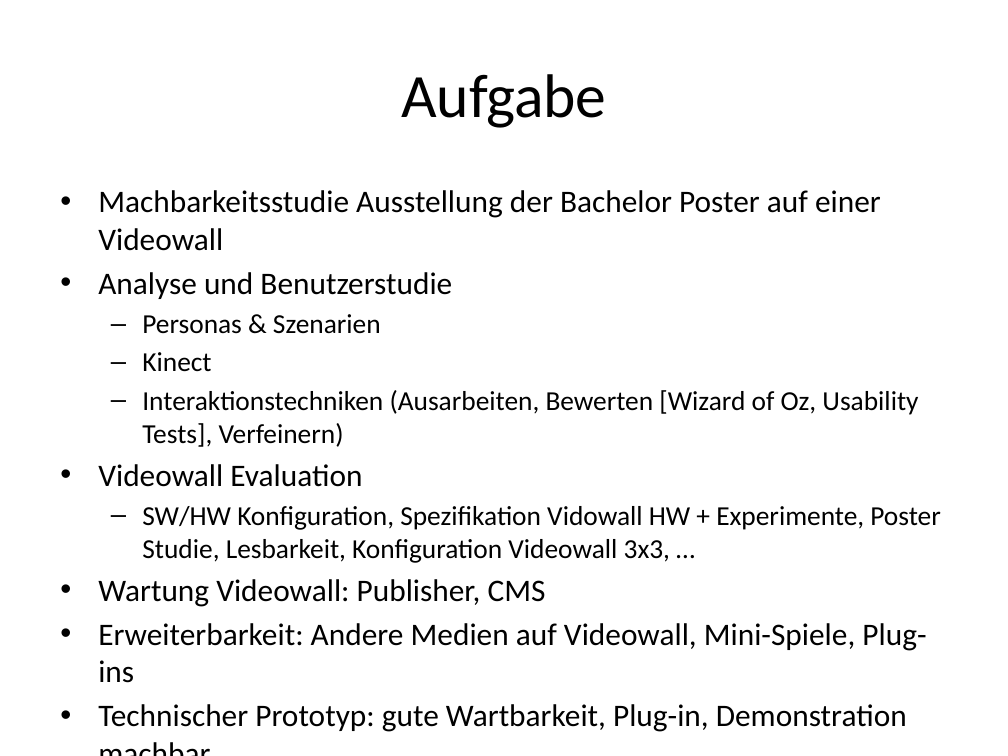
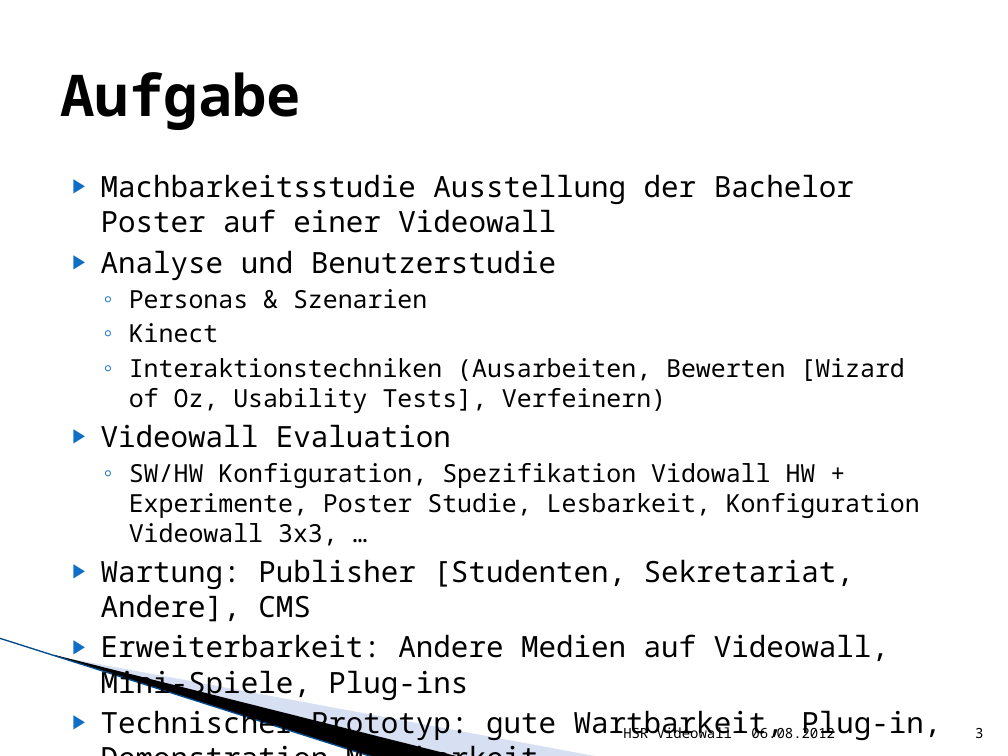
Before and after one commit to lukaselmer/hsr-bachelor-thesis-videowall, a slide deck: slide 3 of doc/media/ba_praesentation.pptx. Drawn at 1008x756 pixels with LibreOffice and Linux fonts; fonts in the diff are those of the drawing; background and template pictures are left out. Boxes give left, top, right and bottom in pixels: in the first picture for what was removed or moved away, otherwise in the second. Text is boxed around its words. In the diff, an @@ line names an element or a change of style, - is before the commit and + after.

```diff
--- a/doc/media/ba_praesentation.pptx
+++ b/doc/media/ba_praesentation.pptx
@@ title "Aufgabe" at [60,72,301,130]: size 44 to 41 pt, font Calibri to Noto Sans Mono, bold on; alignment centre to left @@
@@ text "Machbarkeitsstudie Ausstellung der Bachelor Poster ...": place and size @@
-text "Machbarkeitsstudie Ausstellung der Bachelor Poster ..." at [98,190,940,732]
+text "Machbarkeitsstudie Ausstellung der Bachelor Poster ..." at [101,174,941,741]
@@ text at [101,174,920,701]: size 22.4 to 20.9 pt in "Machbarkeitsstudie Ausstellung der Bachelor Poster auf einer ...", "Analyse und Benutzerstudie", "Videowall Evaluation", "Erweiterbarkeit: Andere Medien auf Videowall, Mini-Spiele, P ..."; font Calibri to Noto Sans Mono in "Machbarkeitsstudie Ausstellung der Bachelor Poster auf einer ...", "Analyse und Benutzerstudie", "Personas & Szenarien", "Kinect" and 4 more places; size 19.6 to 17.8 pt in "Personas & Szenarien", "Kinect", "Interaktionstechniken (Ausarbeiten, Bewerten [Wizard of Oz,  ...", "SW/HW Konfiguration, Spezifikation Vidowall HW + Experimente ..."; bullet • to ▶; bullet – to ◦ @@
@@ text at [101,559,854,622]: text changed; size 22.4 to 20.9 pt; font Calibri to Noto Sans Mono @@
-• Wartung Videowall: Publisher, CMS
+▶ Wartung: Publisher [Studenten, Sekretariat, Andere], CMS
@@ line added from (0, 638) to (374, 756), #94ABDC 0.95 pt @@
@@ freeform shape added at [53,654,461,756], fill #000000 @@
@@ freeform shape added at [55,655,600,756], fill #9DB2E1 at 40% opacity @@
@@ text at [101,706,941,741]: text changed; size 22.4 to 20.9 pt; font Calibri to Noto Sans Mono @@
-• Technischer Prototyp: gute Wartbarkeit, Plug-in, Demonstration machbar
+▶ Technischer Prototyp: gute Wartbarkeit, Plug-in, Demonstration Machbarkeit
@@ text added at [623,725,732,738], 10 pt, text #000000 @@
+HSR Videowall
@@ text added at [751,725,835,738], 10 pt, text #000000 @@
+06.08.2012
@@ page number added at [975,728,983,738], 10 pt, text #000000 @@
+3
```
Also in this commit, not shown: 6 other slides changed, 4 slides added, 3 slides removed.
